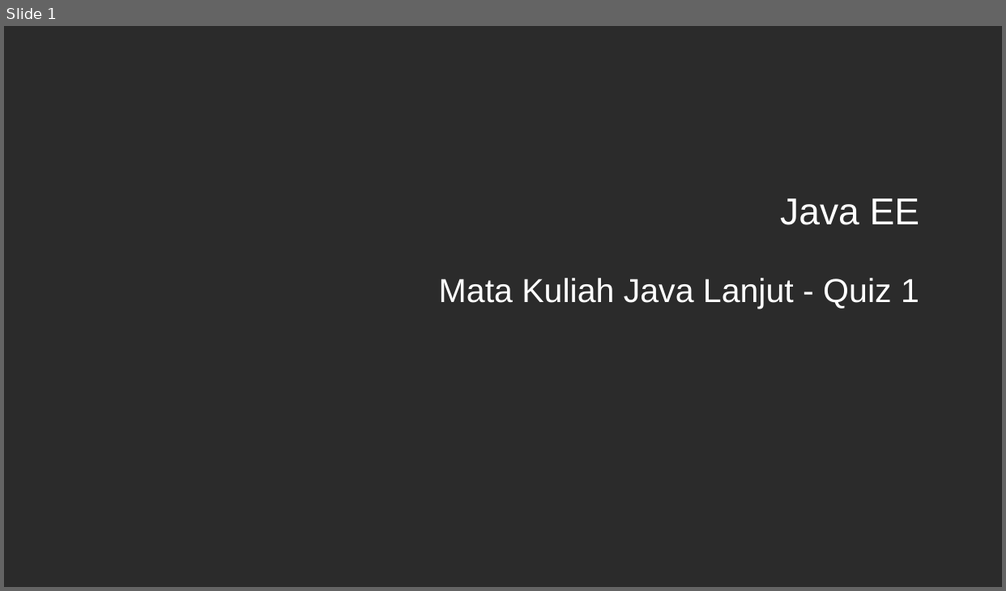
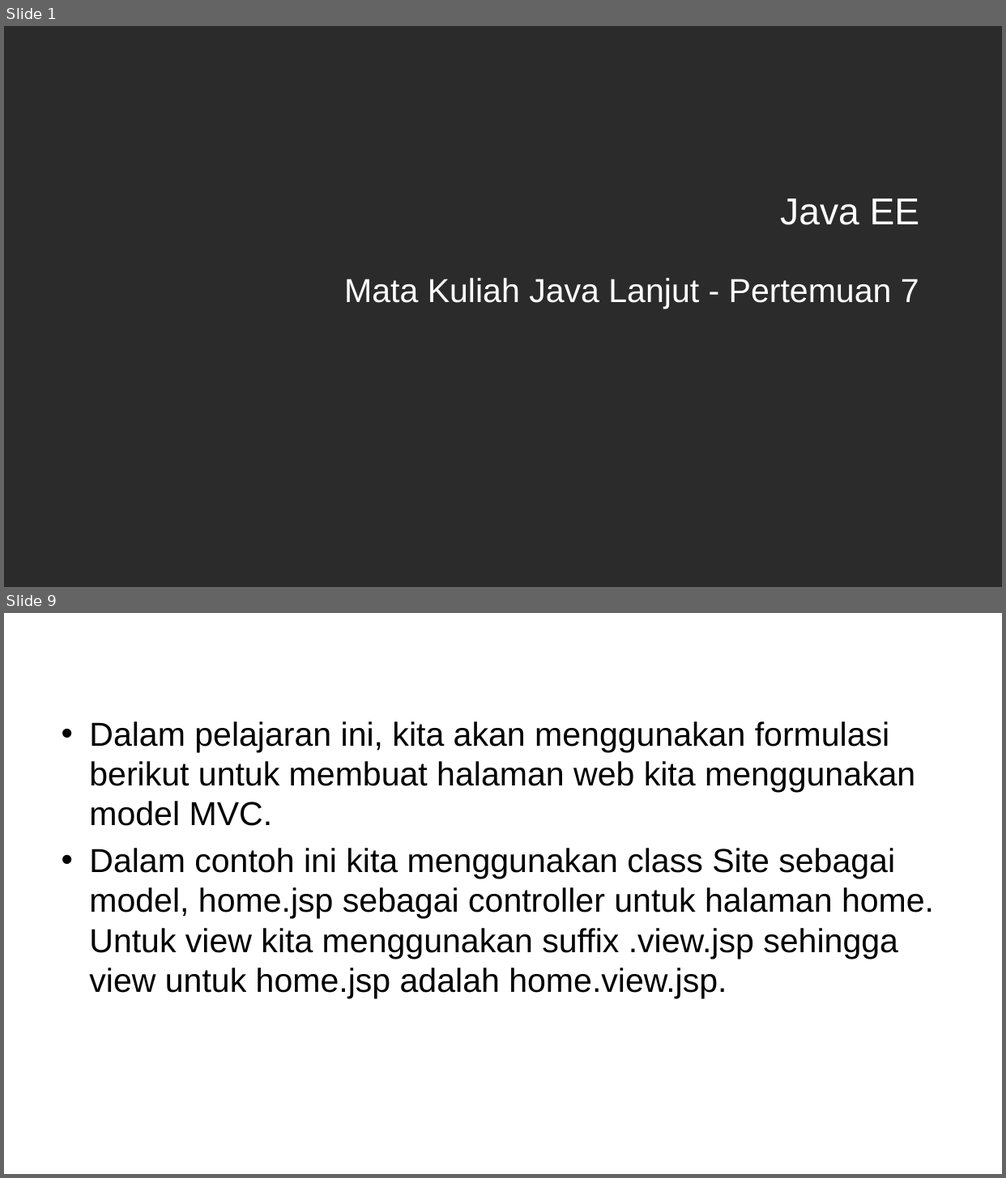
Before and after one commit to ruang-belajar/java-ee, a slide deck: docs/res/Java EE - Pertemuan 7.pptx. Shown one above the other, each under a label of ours: slide 1 before the commit, slides 1 and 9 after it; the slides between them are not shown. The pictures are 1006x591 and 1006x1178 pixels, drawn with LibreOffice and Linux fonts; fonts in the diff are those of the drawing; background and template pictures are left out; a plain dark background stands for a picture behind light text. Boxes give left, top, right and bottom in pixels: in the first picture for what was removed or moved away, otherwise in the second. Text is boxed around its words. In the diff, an @@ line names an element or a change of style, - is before the commit and + after.

```diff
--- a/docs/res/Java EE - Pertemuan 7.pptx
+++ b/docs/res/Java EE - Pertemuan 7.pptx
@@ slide 9 added at bbox=[4, 613, 1002, 1174], background picture (left out) @@
@@ title added at bbox=[54, 628, 953, 677], 36 pt, text #FFFFFF @@
+Struktur File
@@ text added at bbox=[89, 722, 934, 999], 32 pt, text #000000 @@
+• Dalam pelajaran ini, kita akan menggunakan formulasi berikut untuk membuat halaman web kita menggunakan model MVC.
+• Dalam contoh ini kita menggunakan class Site sebagai model, home.jsp sebagai controller untuk halaman home. Untuk view kita menggunakan suffix .view.jsp sehingga view untuk home.jsp adalah home.view.jsp.
@@ slide 1 changed as well @@
@@ subtitle at bbox=[344, 278, 919, 309]: text changed @@
-Mata Kuliah Java Lanjut - Quiz 1
+Mata Kuliah Java Lanjut - Pertemuan 7
```
Also in this commit, not shown: 13 other slides added, 3 slides removed, 5 other files.
